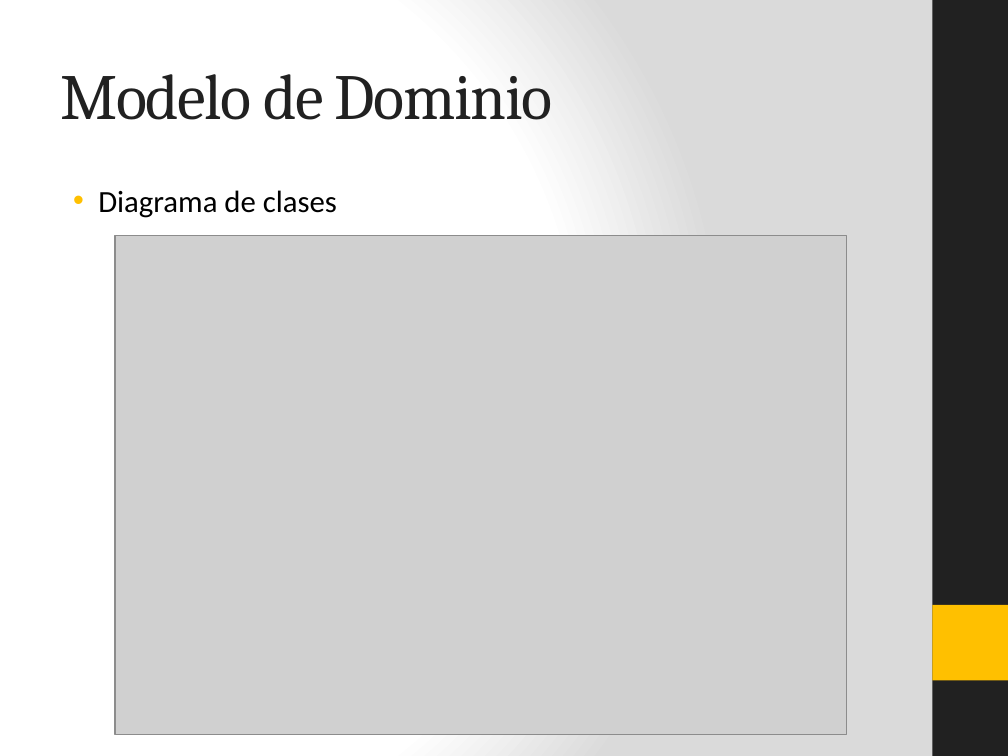
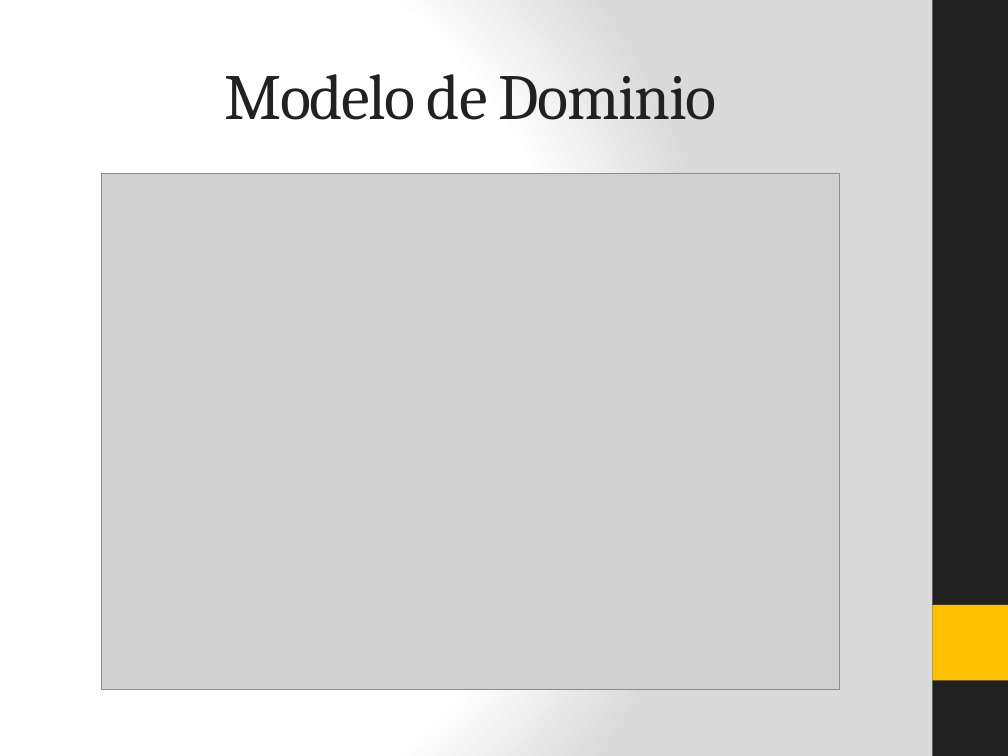
Before and after one commit to juvenmezaa/JYMPsport, a slide deck: slide 8 of Documentacion/Presentación.pptx (slide 6 before the commit). Drawn at 1008x756 pixels with LibreOffice and Linux fonts; fonts in the diff are those of the drawing; grey boxes stand for pictures. Boxes give left, top, right and bottom in pixels: in the first picture for what was removed or moved away, otherwise in the second. Text is boxed around its words. In the diff, an @@ line names an element or a change of style, - is before the commit and + after.

```diff
--- a/Documentacion/Presentación.pptx
+++ b/Documentacion/Presentación.pptx
@@ title "Modelo de Dominio" at (x1=224, y1=74, x2=717, y2=120): alignment left to centre @@
@@ picture resized from (x1=115, y1=235, x2=847, y2=735) to (x1=101, y1=173, x2=839, y2=689) @@
@@ text removed at (x1=98, y1=190, x2=337, y2=218) @@
-• Diagrama de clases
```
Also in this commit, not shown: 8 other slides changed, 4 slides added, 1 slide removed, 1 other file.
